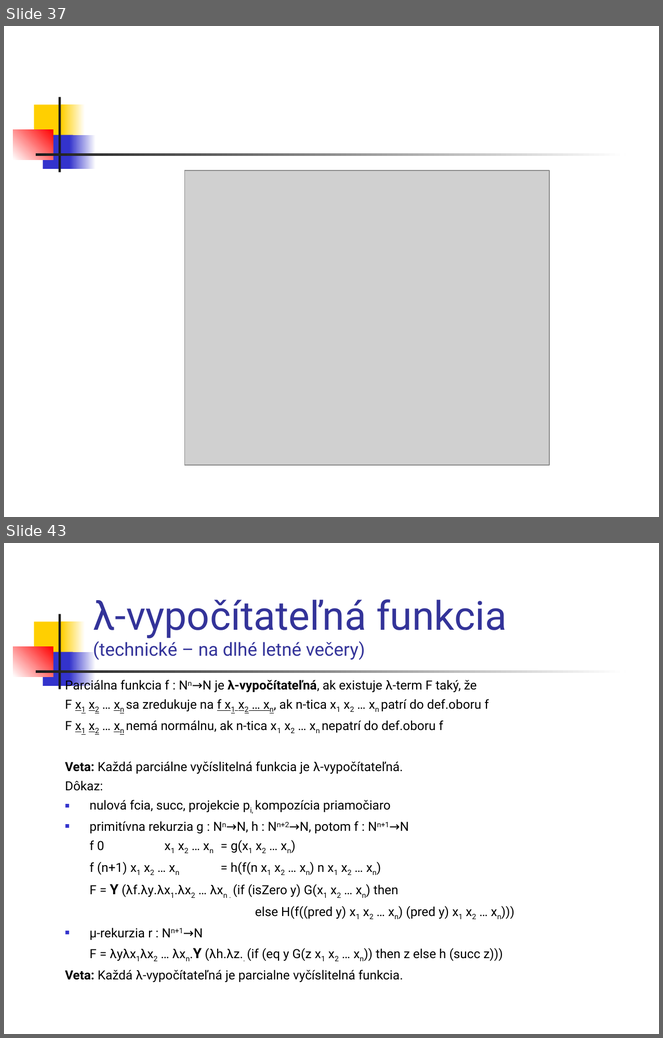
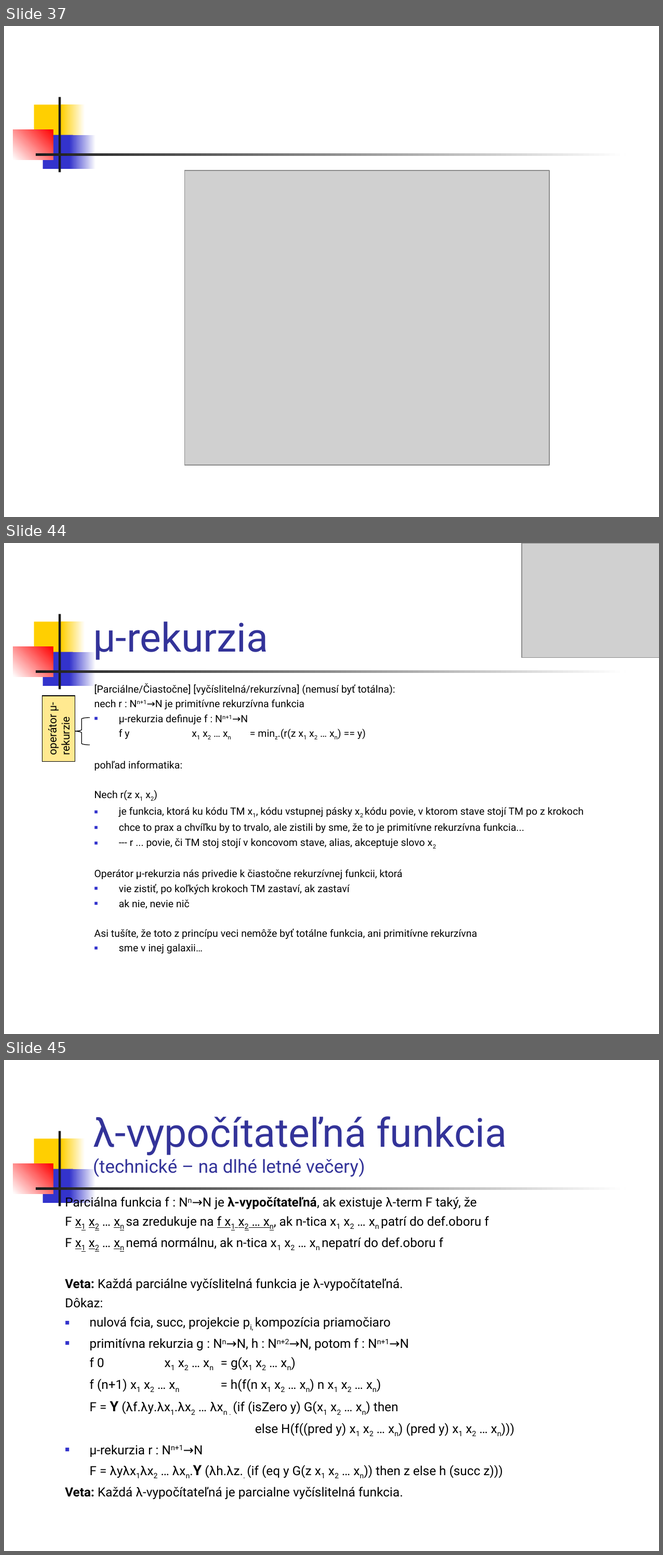
Before and after one commit to Funkcionalne/Prednasky, a slide deck: 06/06_fpro.ppt. Shown one above the other, each under a label of ours: slides 37 and 43 before the commit, slides 37, 44 and 45 after it; the slides between them are not shown. The pictures are 663x1038 and 663x1555 pixels, drawn with LibreOffice and Linux fonts; fonts in the diff are those of the drawing; grey boxes stand for pictures. Boxes give left, top, right and bottom in pixels: in the first picture for what was removed or moved away, otherwise in the second. Text is boxed around its words. In the diff, an @@ line names an element or a change of style, - is before the commit and + after.

```diff
--- a/06/06_fpro.ppt
+++ b/06/06_fpro.ppt
@@ slide 44 added at (x1=4, y1=543, x2=659, y2=1034), background #FFFFFF; not listed: 7 template elements that a slide beside it also shows @@
@@ picture added at (x1=522, y1=543, x2=659, y2=657) @@
@@ title added at (x1=93, y1=622, x2=268, y2=660), 44 pt, text #333399 @@
+μ-rekurzia
@@ rectangle added at (x1=42, y1=695, x2=75, y2=761), fill #FFE990, outline #000000 0.74 pt, 12 pt, text #000000 @@
+operátor μ-rekurzie
@@ text added at (x1=94, y1=683, x2=584, y2=954), 11.1 pt, text #000000 @@
+[Parciálne/Čiastočne] [vyčíslitelná/rekurzívna] (nemusí byť totálna):
+nech r : Nn+1→N je primitívne rekurzívna funkcia
+■ μ-rekurzia definuje f : Nn+1→N
+f y x1 x2 … xn = minz.(r(z x1 x2 … xn) == y)
+pohľad informatika:
+Nech r(z x1 x2)
+■ je funkcia, ktorá ku kódu TM x1, kódu vstupnej pásky x2 kódu povie, v ktorom stave stojí TM po z krokoch
+■ chce to prax a chvíľku by to trvalo, ale zistili by sme, že to je primitívne rekurzívna funkcia...
+■ --- r ... povie, či TM stoj stojí v koncovom stave, alias, akceptuje slovo x2
+Operátor μ-rekurzia nás privedie k čiastočne rekurzívnej funkcii, ktorá
+■ vie zistiť, po koľkých krokoch TM zastaví, ak zastaví
+■ ak nie, nevie nič
+Asi tušíte, že toto z princípu veci nemôže byť totálne funkcia, ani primitívne rekurzívna
+■ sme v inej galaxii…
@@ freeform shape added at (x1=74, y1=718, x2=90, y2=745), outline #000000 0.74 pt @@
@@ what was slide 43 is now slide 45 @@
```
Also in this commit, not shown: 6 slides changed, 1 other slide added, 7 other files.
